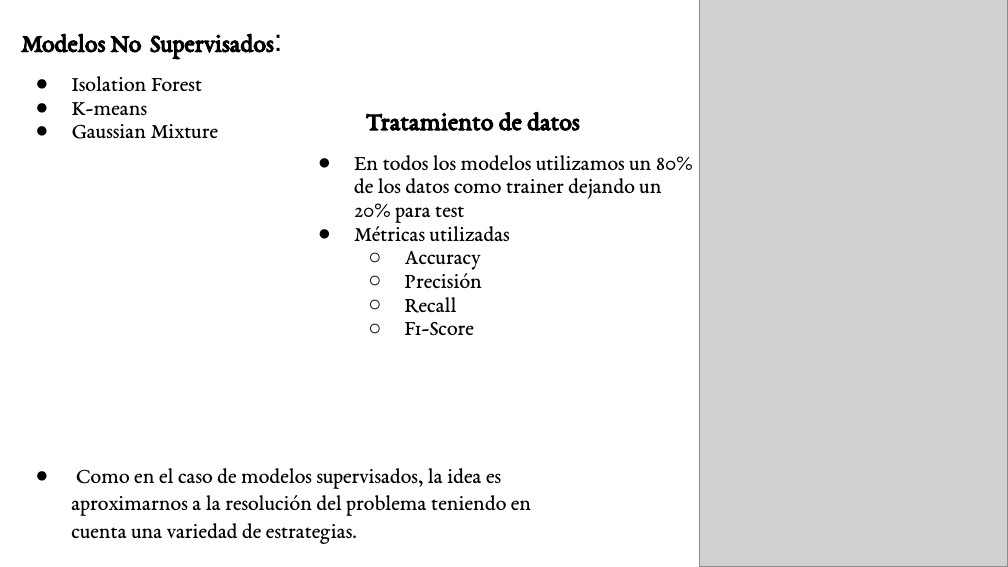
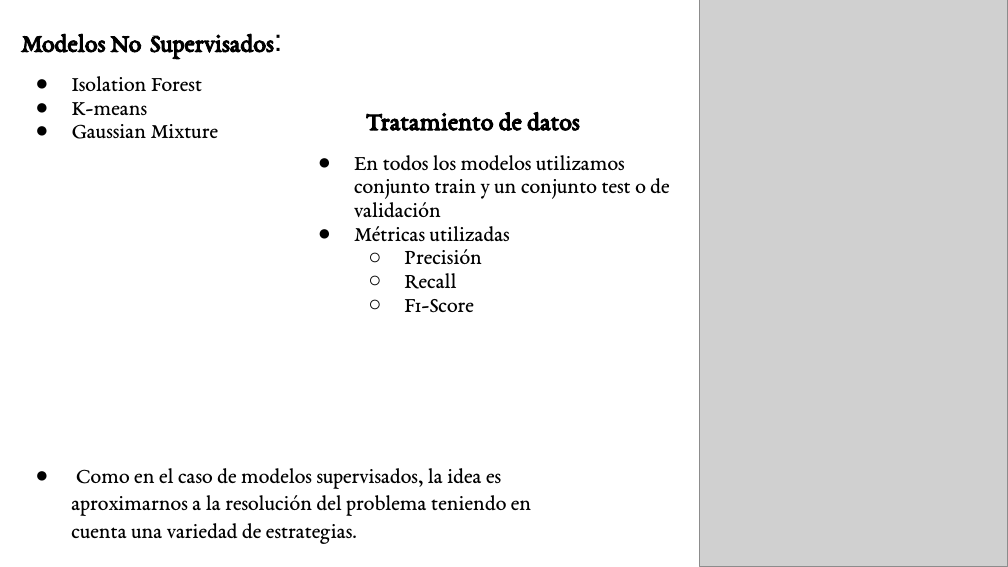
Before and after one commit to hfolo/DiploDatos2022, a slide deck: slide 11 of 00 - Mentoria - deteccion de fraude en pagos de tarjeta de credito/Presentación 2 Grupo 1.pptx (slide 12 before the commit). Drawn at 1008x567 pixels with LibreOffice and Linux fonts; fonts in the diff are those of the drawing; grey boxes stand for pictures. Boxes give left, top, right and bottom in pixels: in the first picture for what was removed or moved away, otherwise in the second. Text is boxed around its words. In the diff, an @@ line names an element or a change of style, - is before the commit and + after.

```diff
--- a/00 - Mentoria - deteccion de fraude en pagos de tarjeta de credito/Presentación 2 Grupo 1.pptx
+++ b/00 - Mentoria - deteccion de fraude en pagos de tarjeta de credito/Presentación 2 Grupo 1.pptx
@@ text at [354, 155, 669, 217]: text changed @@
-● En todos los modelos utilizamos un 80% de los datos como trainer dejando un 20% para test
+● En todos los modelos utilizamos conjunto train y un conjunto test o de validación
@@ text at [404, 250, 480, 270]: paragraph removed @@
-  ○ Accuracy
```
Also in this commit, not shown: 8 other slides changed, 1 slide added, 6 slides removed, 1 other file.
